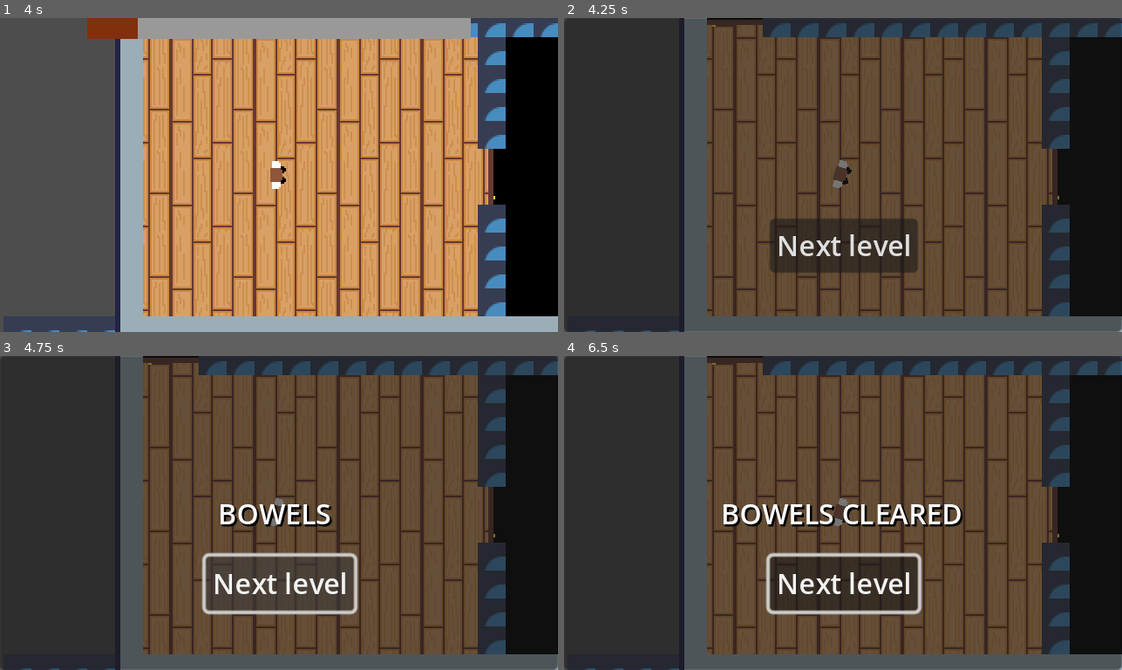
Above: before the commit, frames 1-4 (two rows, left to right).
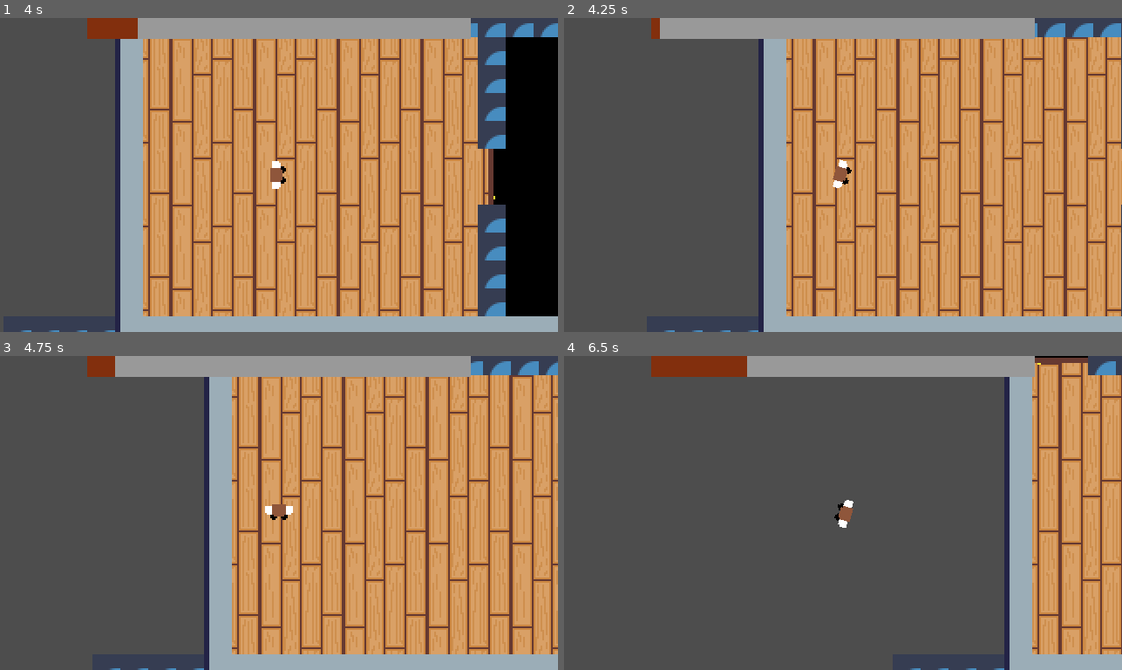
Above: after the commit, the same moments.

Repository: Access547/UWE-Game-Jam
Game: Godot game, scene res://Scenes/House.tscn
Two runs of this game, one before a commit and one after it. Both use one fixed random seed, a clock stepped at 60 frames per second and the inputs below. The engine's default icon, where the game draws it, is replaced by a stand-in: a white triangle on a blue panel in a dark square. Sound files missing from this copy of the repository are replaced by a short silence.
Inputs (mouse positions are in pixels of both pictures, inside the frame that each line leads up to):
- Up to frame 1 (4 s): tap Enter at 0.5, 2.75 s; move the mouse to (401, 159) at 0.52 s; hold D (move_right) 0.53-1.28 s; tap Space (shit) at 0.6, 1.55, 2, 2.1, 2.85, 3.5, 3.8 s; move the mouse to (167, 190) at 1.27 s; hold S (move_down) 1.28-2.03 s; click (167, 190) at 1.35 s; move the mouse to (334, 105) at 2.02 s; hold D (move_right) 2.03-2.78 s; move the mouse to (251, 237) at 2.77 s; hold W (move_up) 2.78-3.53 s; move the mouse to (446, 222) at 3.52 s; hold A (move_left) from 3.53 s (still down); click (446, 222) at 3.6 s
- Up to frame 2 (4.25 s): keep holding A (move_left)
- Up to frame 3 (4.75 s): release A (move_left) at 4.25 s; click (279, 582) at 4.25 s, where only the run before the commit has a clickable "Next level"
- Up to frame 4 (6.5 s): click (843, 582) at 5 s, where only the run before the commit has a clickable "Next level"; move the mouse to (675, 465) at 5.77 s; hold A (move_left) from 5.78 s (still down); tap Space (shit) at 5.85 s

Frame 1 is identical in both runs. In frame 2, 92% of the frame differs, in the area x 0-100%, y 0-100%; in frame 3, 92%; in frame 4, 93%.
Error after the commit: Attempt to call function 'play' in base 'null instance' on a null instance. (res://Scripts/character.gd:80)

Commit message:
waddawawd

Diff:
--- a/Scenes/House.tscn
+++ b/Scenes/House.tscn
@@ -12,7 +12,6 @@
 [ext_resource type="PackedScene" uid="uid://bukq4uqbqstc2" path="res://Scenes/toilet.tscn" id="10_ip4op"]
 [ext_resource type="PackedScene" uid="uid://miegpf022viy" path="res://Scenes/dialog_starter.tscn" id="11_sn6u0"]
 [ext_resource type="PackedScene" uid="uid://curbhia1yxrys" path="res://Scenes/NPC.tscn" id="12_6xjg4"]
-[ext_resource type="Texture2D" uid="uid://b1jbl3lm4kuwb" path="res://Assets/Art/GOOP.png" id="13_4qmq7"]
 
 [sub_resource type="TileSetAtlasSource" id="TileSetAtlasSource_u4x5l"]
 texture = ExtResource("2_s13da")
@@ -677,16 +676,11 @@
 layer_2/name = "Floor"
 layer_2/tile_data = PackedInt32Array()
 
-[node name="Sprite2D" type="Sprite2D" parent="."]
-position = Vector2(182.5, -14)
-scale = Vector2(1.25781, 1)
-texture = ExtResource("13_4qmq7")
-
 [node name="Character" parent="." node_paths=PackedStringArray("toilet") instance=ExtResource("1_ldygy")]
 position = Vector2(141, 113)
 collision_mask = 50
 max_speed = 200
-time = 60.0
+time = 10.0
 toilet = NodePath("../Toilet")
 level = "res://Scenes/House level.tscn"
 
@@ -783,7 +777,6 @@
 
 [node name="Dialog Starter" parent="." node_paths=PackedStringArray("canvas") instance=ExtResource("11_sn6u0")]
 canvas = NodePath("../Character/HUD")
-text = Array[String](["Hi Son!", "You look like you're in a rush!", "I won't waste any more of your precious time then!"])
 
 [node name="CollisionShape2D" type="CollisionShape2D" parent="Dialog Starter"]
 position = Vector2(79, -50)
--- a/Scenes/character.tscn
+++ b/Scenes/character.tscn
@@ -6,7 +6,6 @@
 [ext_resource type="Script" path="res://Scripts/Camera.gd" id="3_sytrh"]
 [ext_resource type="Script" path="res://Scripts/Poop Meter.gd" id="3_yp88r"]
 [ext_resource type="PackedScene" uid="uid://bu0fl23dqgk37" path="res://Scenes/find_the_toilet.tscn" id="6_2likp"]
-[ext_resource type="AudioStream" uid="uid://b7nyo40juc5id" path="res://Assets/Sounds/SFX/Impact noise.wav" id="6_spm2o"]
 
 [sub_resource type="RectangleShape2D" id="RectangleShape2D_l3ptw"]
 size = Vector2(9, 16)
@@ -18,65 +17,6 @@
 
 [sub_resource type="StyleBoxFlat" id="StyleBoxFlat_jrcxs"]
 bg_color = Color(0.509804, 0.184314, 0.0509804, 1)
-
-[sub_resource type="Animation" id="Animation_abwnp"]
-resource_name = "Default"
-length = 3.0
-tracks/0/type = "value"
-tracks/0/imported = false
-tracks/0/enabled = true
-tracks/0/path = NodePath("RichTextLabel:visible_ratio")
-tracks/0/interp = 1
-tracks/0/loop_wrap = true
-tracks/0/keys = {
-"times": PackedFloat32Array(0, 0.5, 1.5),
-"transitions": PackedFloat32Array(1e+06, 1e+06, 1e+06),
-"update": 0,
-"values": [0.0, 0.5, 1.0]
-}
-tracks/1/type = "value"
-tracks/1/imported = false
-tracks/1/enabled = true
-tracks/1/path = NodePath("../youLose/Impact:playing")
-tracks/1/interp = 1
-tracks/1/loop_wrap = true
-tracks/1/keys = {
-"times": PackedFloat32Array(0.5, 1.5),
-"transitions": PackedFloat32Array(1, 1),
-"update": 1,
-"values": [true, true]
-}
-tracks/2/type = "value"
-tracks/2/imported = false
-tracks/2/enabled = true
-tracks/2/path = NodePath(".:visible")
-tracks/2/interp = 1
-tracks/2/loop_wrap = true
-tracks/2/keys = {
-"times": PackedFloat32Array(0),
-"transitions": PackedFloat32Array(1),
-"update": 1,
-"values": [true]
-}
-tracks/3/type = "method"
-tracks/3/imported = false
-tracks/3/enabled = true
-tracks/3/path = NodePath("../..")
-tracks/3/interp = 1
-tracks/3/loop_wrap = true
-tracks/3/keys = {
-"times": PackedFloat32Array(0),
-"transitions": PackedFloat32Array(1),
-"values": [{
-"args": [],
-"method": &"ChangeCanMove"
-}]
-}
-
-[sub_resource type="AnimationLibrary" id="AnimationLibrary_642qr"]
-_data = {
-"Default": SubResource("Animation_abwnp")
-}
 
 [sub_resource type="Animation" id="Animation_g5rid"]
 resource_name = "Default"
@@ -204,7 +144,6 @@
 grow_vertical = 2
 
 [node name="ProgressBar" type="ProgressBar" parent="HUD/Control"]
-visible = false
 layout_mode = 2
 offset_left = 50.0
 offset_right = 270.0
@@ -216,55 +155,32 @@
 show_percentage = false
 script = ExtResource("3_yp88r")
 
+[node name="Next Level" type="Button" parent="HUD"]
+visible = false
+offset_left = 129.0
+offset_top = 136.0
+offset_right = 214.0
+offset_bottom = 167.0
+text = "Next level"
+
 [node name="RichTextLabel" type="RichTextLabel" parent="HUD"]
 offset_right = 40.0
 offset_bottom = 40.0
 
 [node name="youWin" type="Panel" parent="HUD"]
 visible = false
-anchors_preset = 15
-anchor_right = 1.0
-anchor_bottom = 1.0
-grow_horizontal = 2
-grow_vertical = 2
+offset_left = 112.0
+offset_top = 71.0
+offset_right = 232.0
+offset_bottom = 110.0
 
 [node name="RichTextLabel" type="RichTextLabel" parent="HUD/youWin"]
-layout_mode = 1
-anchors_preset = 14
-anchor_top = 0.5
-anchor_right = 1.0
-anchor_bottom = 0.5
-offset_top = -11.5
-offset_bottom = 11.5
-grow_horizontal = 2
-grow_vertical = 2
-theme_override_colors/default_color = Color(1, 1, 1, 1)
-theme_override_colors/font_shadow_color = Color(0, 0, 0, 1)
-bbcode_enabled = true
-text = "[center]BOWELS CLEARED[/center]"
-fit_content = true
-visible_characters = 0
-visible_ratio = 0.0
-
-[node name="Next Level" type="Button" parent="HUD/youWin"]
-layout_mode = 1
-anchors_preset = 8
-anchor_left = 0.5
-anchor_top = 0.5
-anchor_right = 0.5
-anchor_bottom = 0.5
-offset_left = -42.5
-offset_top = 24.5
-offset_right = 42.5
-offset_bottom = 55.5
-grow_horizontal = 2
-grow_vertical = 2
-text = "Next level"
-
-[node name="AnimationPlayer" type="AnimationPlayer" parent="HUD/youWin"]
-libraries = {
-"": SubResource("AnimationLibrary_642qr")
-}
+layout_mode = 0
+offset_left = 4.0
+offset_top = 4.0
+offset_right = 151.0
+offset_bottom = 44.0
+text = "You shittedwe"
 
 [node name="youLose" type="Panel" parent="HUD"]
 visible = false
@@ -321,21 +237,18 @@
 theme_override_font_sizes/font_size = 12
 text = "Menu"
 
-[node name="Impact" type="AudioStreamPlayer" parent="HUD/youLose"]
-stream = ExtResource("6_spm2o")
-volume_db = -15.0
-
-[node name="Find the toilet" type="Panel" parent="HUD"]
+[node name="Panel" type="Panel" parent="HUD"]
+visible = false
 anchors_preset = 15
 anchor_right = 1.0
 anchor_bottom = 1.0
 grow_horizontal = 2
 grow_vertical = 2
 
-[node name="Find the toilet" parent="HUD/Find the toilet" instance=ExtResource("6_2likp")]
-layout_mode = 1
-
-[node name="AnimationPlayer" type="AnimationPlayer" parent="HUD/Find the toilet"]
+[node name="Find the toilet" parent="HUD/Panel" instance=ExtResource("6_2likp")]
+layout_mode = 1
+
+[node name="AnimationPlayer" type="AnimationPlayer" parent="HUD/Panel"]
 libraries = {
 "": SubResource("AnimationLibrary_gv78i")
 }
--- a/particle/Particle.gd
+++ b/particle/Particle.gd
@@ -1,6 +1,6 @@
 extends CPUParticles2D
 
-var scene = load("res")
+
 
 
 # Called when the node enters the scene tree for the first time.
Not shown: 1 places in Scenes/House.tscn that only renumber resources
Not shown: 1 places in Scenes/character.tscn that only renumber resources
